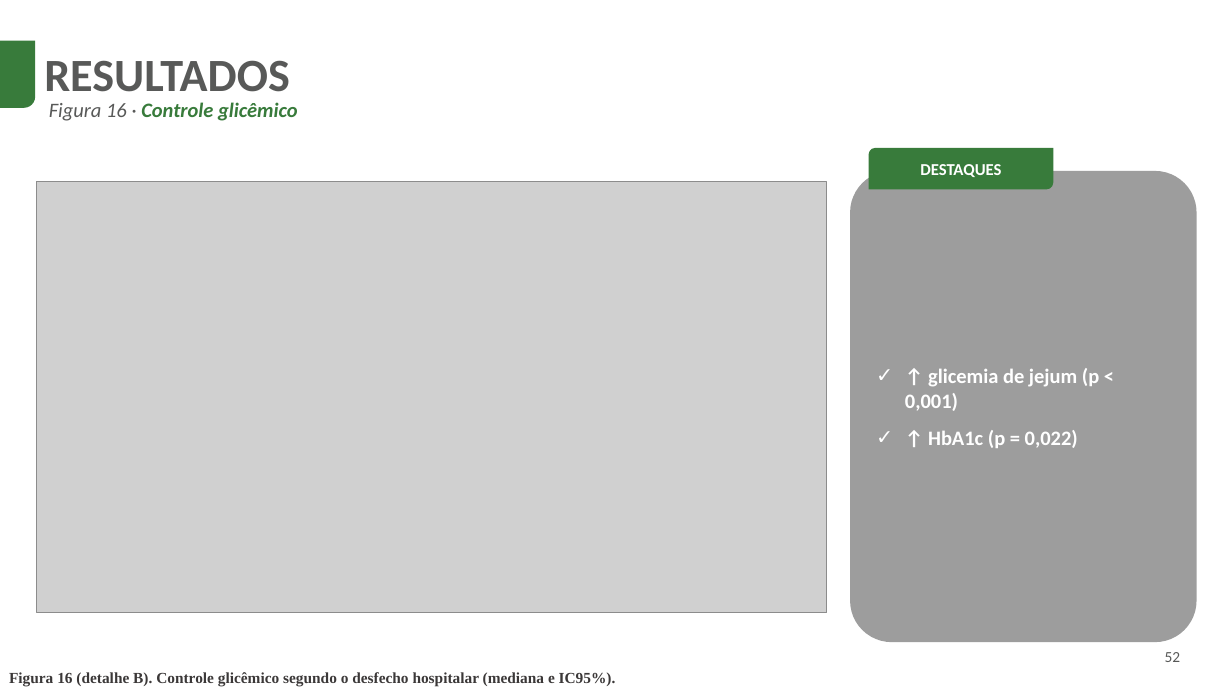
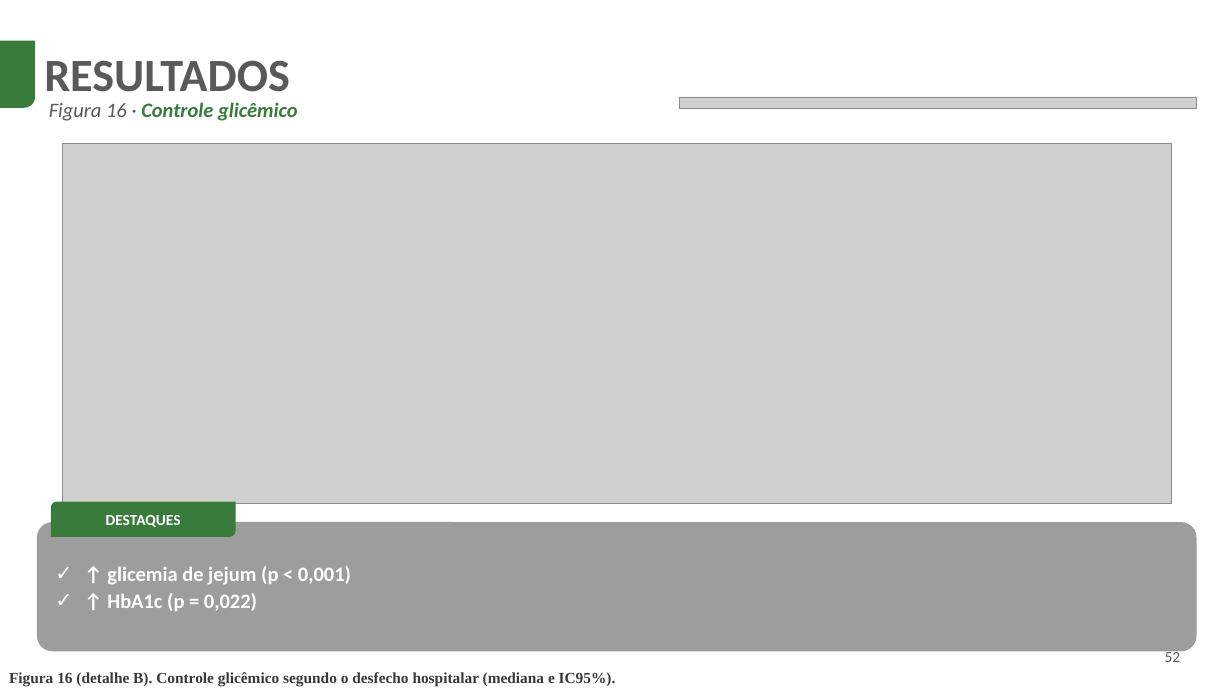
Before and after one commit to codespaperthesis/COVID-19-mortality-analysis, a slide deck: slide 52 of defesa/Defesa_Doutorado_zoom.pptx. Drawn at 1232x693 pixels with LibreOffice and Linux fonts; fonts in the diff are those of the drawing; grey boxes stand for pictures; background and template pictures are left out. Boxes give left, top, right and bottom in pixels: in the first picture for what was removed or moved away, otherwise in the second. Text is boxed around its words. In the diff, an @@ line names an element or a change of style, - is before the commit and + after.

```diff
--- a/defesa/Defesa_Doutorado_zoom.pptx
+++ b/defesa/Defesa_Doutorado_zoom.pptx
@@ picture added at (679, 97, 1197, 109) @@
@@ picture added at (62, 143, 1171, 504) @@
@@ picture removed at (37, 182, 827, 613) @@
@@ round diag rect "DESTAQUES": place and size @@
-round diag rect "DESTAQUES" at (869, 148, 1054, 189)
+round diag rect "DESTAQUES" at (51, 502, 236, 537)
@@ round diag rect "DESTAQUES" at (51, 502, 236, 537): size 13 to 12 pt @@
@@ rounded rectangle "↑ glicemia de jejum (p ...": place and size @@
-rounded rectangle "↑ glicemia de jejum (p ..." at (850, 171, 1197, 642)
+rounded rectangle "↑ glicemia de jejum (p ..." at (37, 522, 1197, 652)
@@ rounded rectangle "↑ glicemia de jejum (p ..." at (37, 522, 1197, 652): less space between paragraphs @@
```
Also in this commit, not shown: 12 other slides changed, 1 other file.
